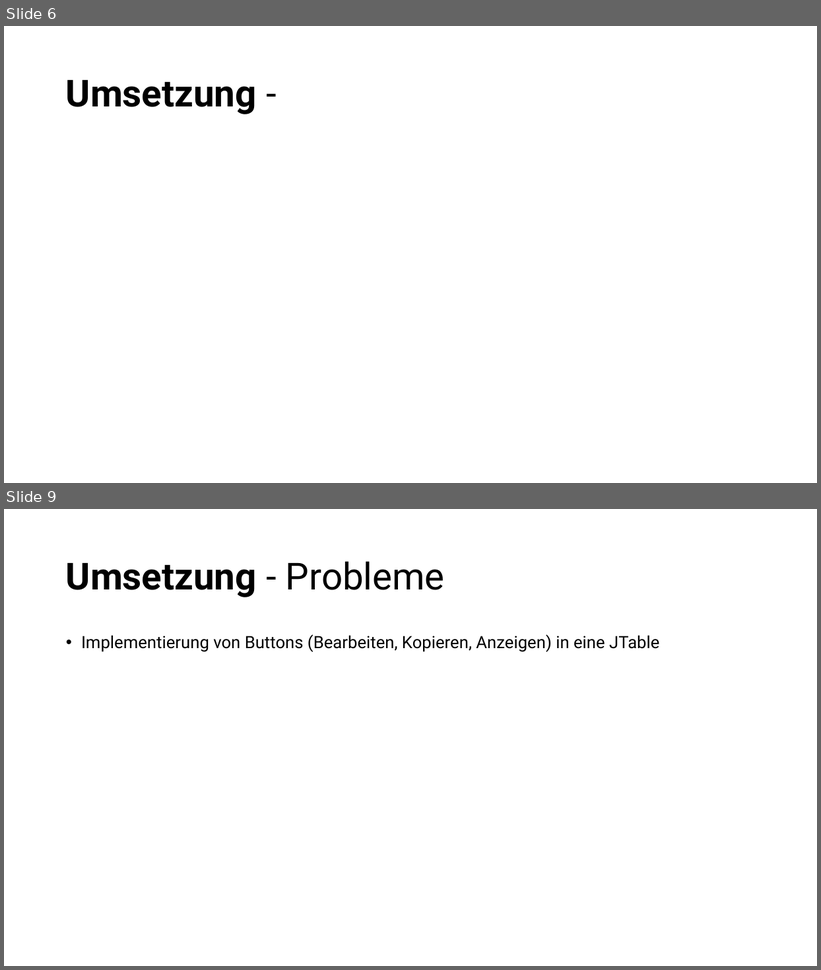
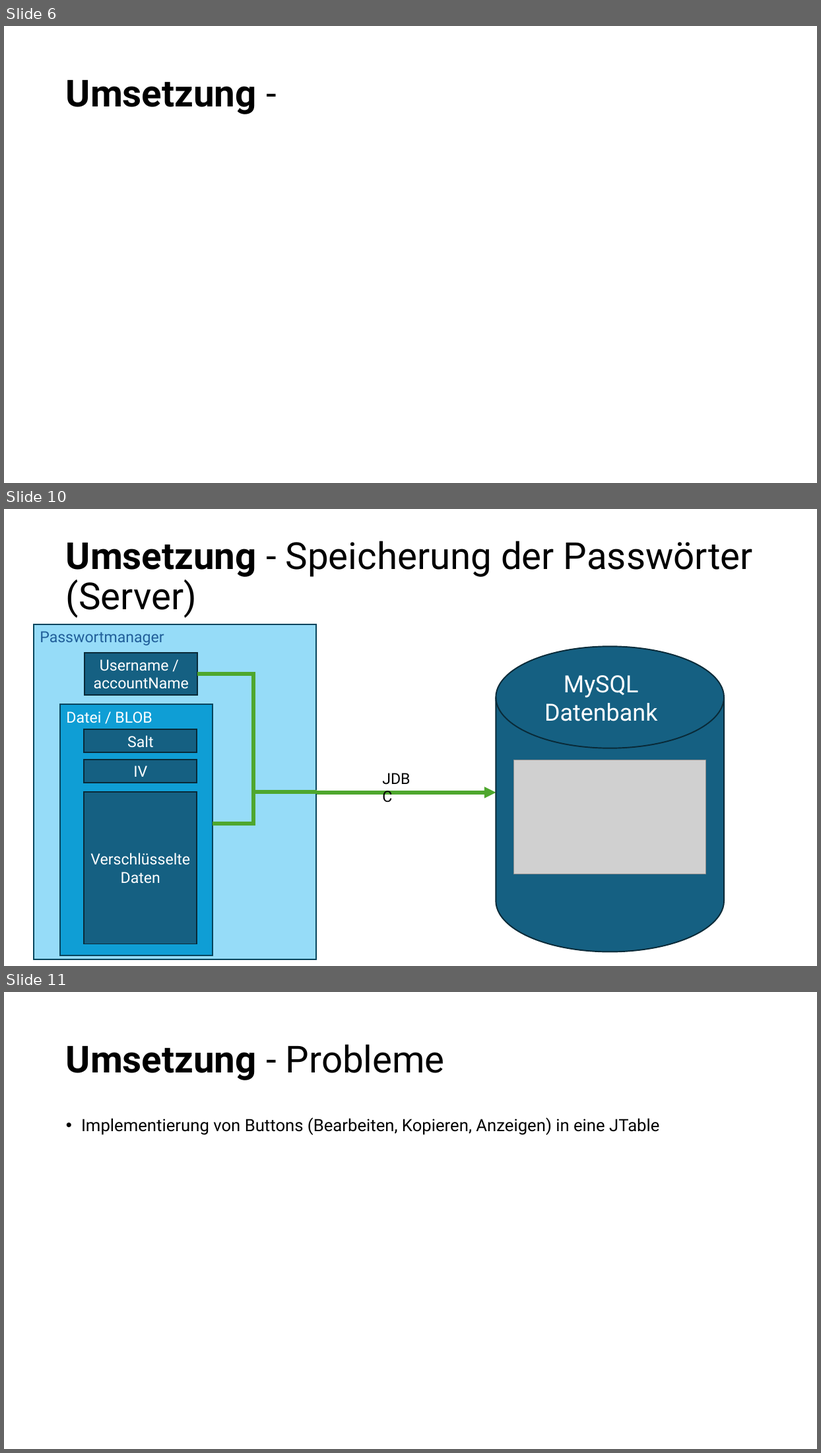
Before and after one commit to NykyTV/PasswortManager, a slide deck: pp/Presentation.pptx. Shown one above the other, each under a label of ours: slides 6 and 9 before the commit, slides 6, 10 and 11 after it; the slides between them are not shown. The pictures are 821x970 and 821x1453 pixels, drawn with LibreOffice and Linux fonts; fonts in the diff are those of the drawing; grey boxes stand for pictures. Boxes give left, top, right and bottom in pixels: in the first picture for what was removed or moved away, otherwise in the second. Text is boxed around its words. In the diff, an @@ line names an element or a change of style, - is before the commit and + after.

```diff
--- a/pp/Presentation.pptx
+++ b/pp/Presentation.pptx
@@ slide 10 added at box(4, 509, 817, 966), background #FFFFFF @@
@@ title added at box(66, 541, 753, 618), 44 pt, text #000000 @@
+Umsetzung - Speicherung der Passwörter (Server)
@@ rectangle added at box(34, 625, 316, 960), fill #96DCF8, outline #07455D 1.5 pt, 18 pt, text #215F9A @@
+Passwortmanager
@@ cylinder added at box(496, 646, 725, 952), fill #156082, outline #092A39 1.5 pt @@
@@ rectangle added at box(85, 652, 197, 695), fill #156082, outline #092A39 1.5 pt, 18 pt, text #FFFFFF @@
+Username /
+accountName
@@ elbow line added from (198, 674) to (316, 792), #4EA72E 4.5 pt @@
@@ text added at box(545, 675, 657, 722), 28 pt, text #FFFFFF @@
+MySQL
+Datenbank
@@ rectangle added at box(60, 705, 213, 956), fill #0F9ED5, outline #07455D 1.5 pt, 18 pt, text #FFFFFF @@
+Datei / BLOB
@@ rectangle added at box(84, 730, 197, 753), fill #156082, outline #092A39 1.5 pt, 18 pt, text #FFFFFF @@
+Salt
@@ rectangle added at box(84, 760, 197, 783), fill #156082, outline #092A39 1.5 pt, 18 pt, text #FFFFFF @@
+IV
@@ text added at box(377, 766, 425, 790), 18 pt, text #000000 @@
+JDBC
@@ picture added at box(514, 760, 706, 874) @@
@@ rectangle added at box(84, 792, 197, 944), fill #156082, outline #092A39 1.5 pt, 18 pt, text #FFFFFF @@
+Verschlüsselte
+Daten
@@ elbow line added from (213, 824) to (316, 792), #4EA72E 4.5 pt @@
@@ arrow added from (316, 793) to (496, 793), #4EA72E 4.5 pt @@
@@ what was slide 9 is now slide 11 @@
```
Also in this commit, not shown: 2 slides changed, 2 other slides added, 1 slide removed.
